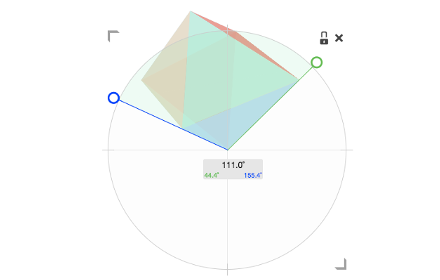
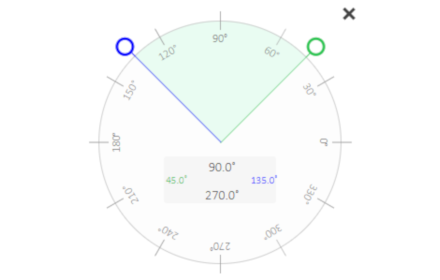
Layered file, before and after one edit (440px x 280px). Changes by layer:
painted on "Pasted Layer" over [88, 7, 356, 276]
